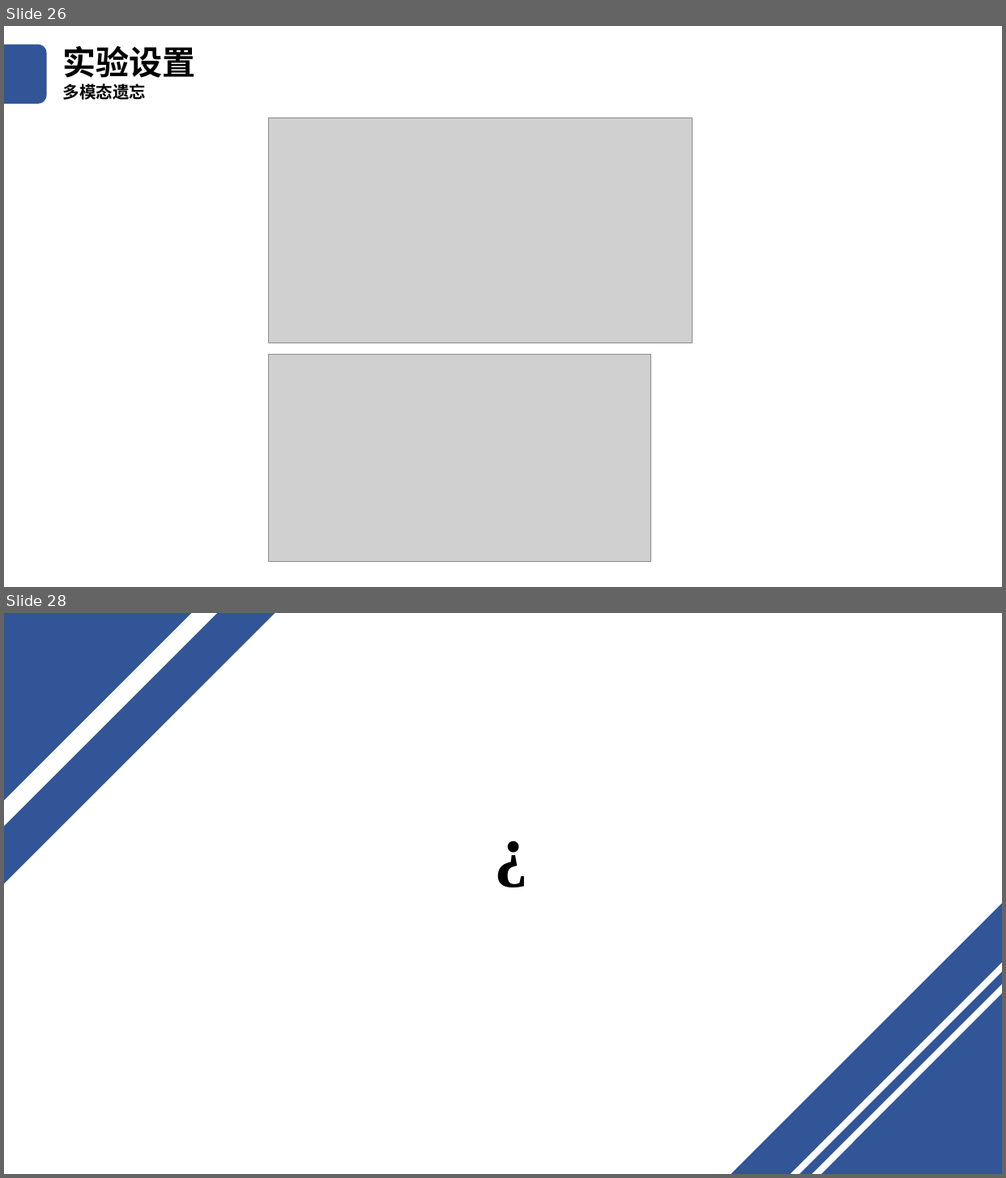
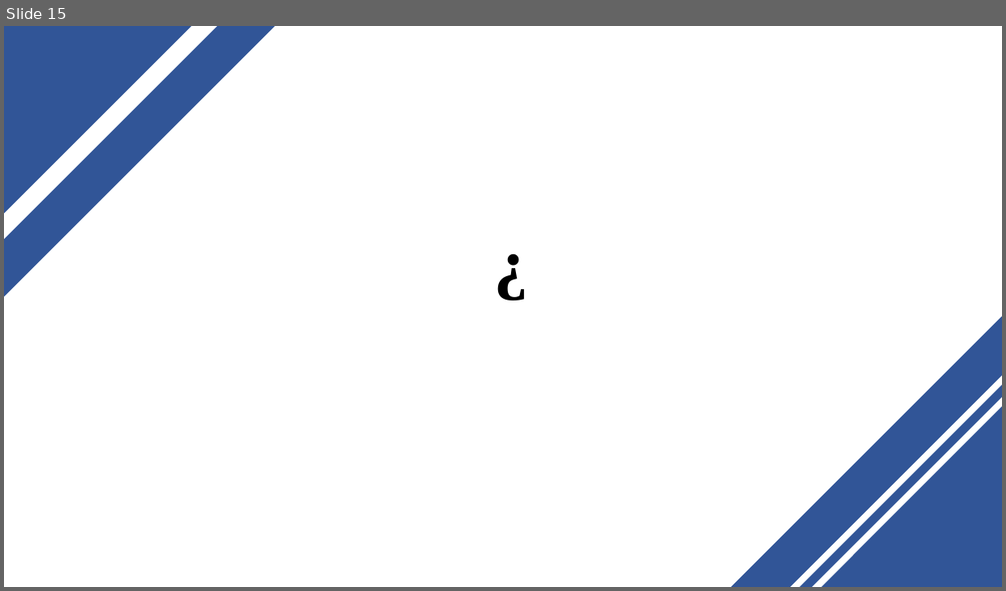
Before and after one commit to Yukkit-Lee/LeaveAppSys, a slide deck: SecureML_Se.pptx. Shown one above the other, each under a label of ours: slides 26 and 28 before the commit, slide 15 after it; the slides between them are not shown. The pictures are 1006x1178 and 1006x591 pixels, drawn with LibreOffice and Linux fonts; fonts in the diff are those of the drawing; grey boxes stand for pictures. Boxes give left, top, right and bottom in pixels: in the first picture for what was removed or moved away, otherwise in the second. Text is boxed around its words. In the diff, an @@ line names an element or a change of style, - is before the commit and + after.

```diff
--- a/SecureML_Se.pptx
+++ b/SecureML_Se.pptx
@@ slide 26 removed at (4, 26, 1002, 587), background #FFFFFF @@
@@ rounded rectangle removed at (4, 45, 47, 104) @@
@@ text removed at (63, 45, 196, 100) @@
-实验设置
-多模态遗忘
@@ picture removed at (268, 118, 692, 343) @@
@@ picture removed at (268, 355, 651, 562) @@
@@ what was slide 28 is now slide 15 @@
```
Also in this commit, not shown: 3 slides changed, 12 other slides removed, 1 other file.
